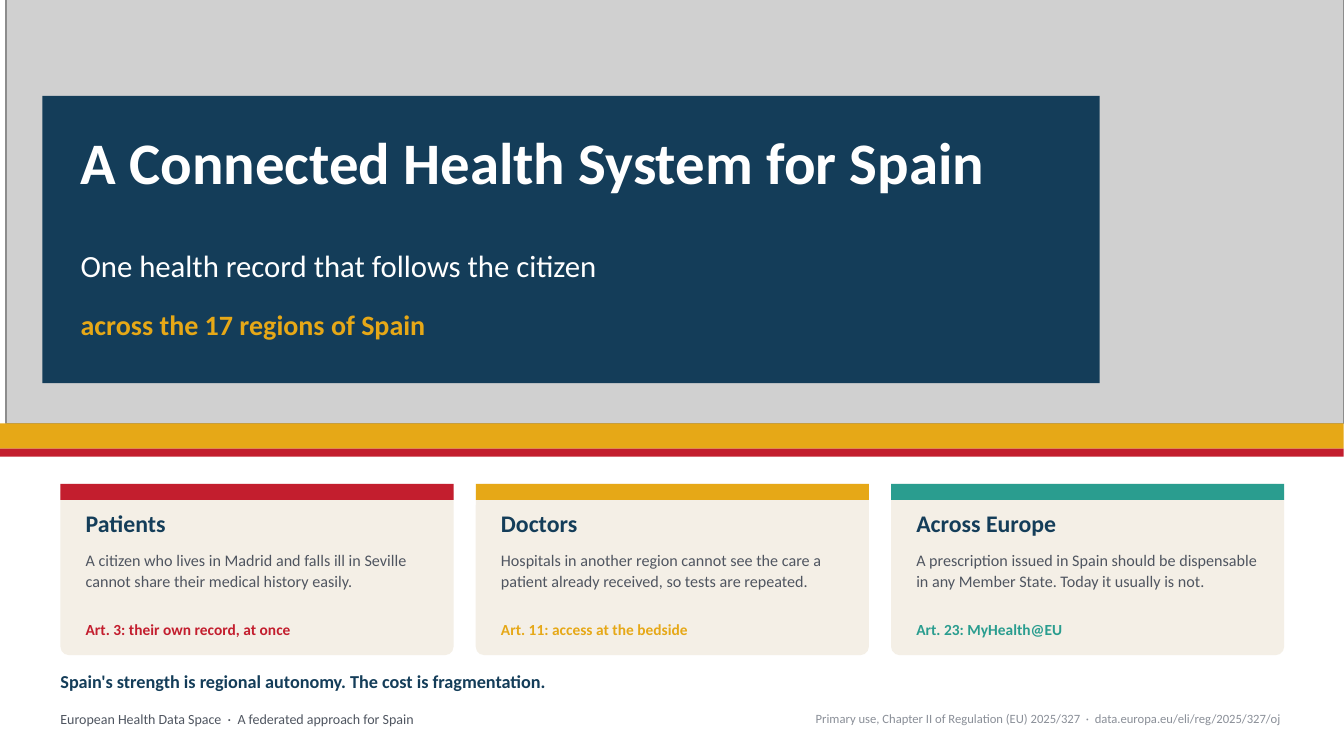
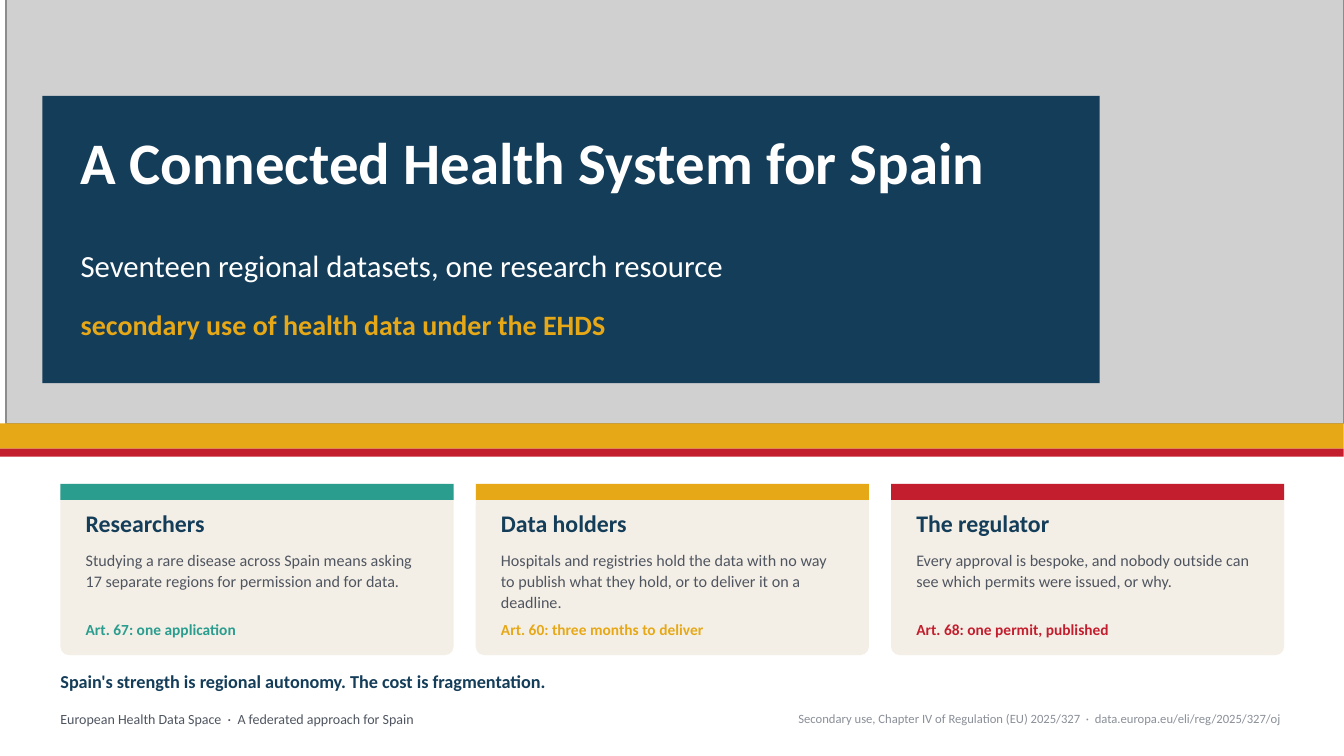
Before and after one commit to ma3u/MinimumViableHealthDataspacev2, a slide deck: slide 1 of docs/demos/spain-ehds-5-slides.pptx. Drawn at 1344x756 pixels with LibreOffice and Linux fonts; fonts in the diff are those of the drawing; grey boxes stand for pictures. Boxes give left, top, right and bottom in pixels: in the first picture for what was removed or moved away, otherwise in the second. Text is boxed around its words. In the diff, an @@ line names an element or a change of style, - is before the commit and + after.

Commit message:
docs(deck): the five-slide deck is about secondary use, at the larger size
Reverts the subject of the previous commit and keeps its sizing work. The deck
argues secondary use again: seventeen regional datasets becoming one research
resource, one application, one permit, and no rows leaving the environment.

The size fix stays and now applies to the secondary-use material. The
operating-model diagram is drawn a second time at 2.3:1 as
ehds-operating-model-wide.svg, which fills the full 12.13in of a slide rather
than the 6.68in the 1.3:1 original could manage. The bilingual journey
infographic goes from 7.4in to 9.73in, and gets a slide to itself, because it is
the one picture that carries the whole argument. The secure-research-room
illustration runs at 7.2 by 5.4.

The 1.3:1 diagram stays as it is. It is the right shape for the issue and for a
document, where height costs nothing. The two renderings carry the same content
and have to be kept in step, which is why the wide one is a sibling file rather
than a flag: the copy is hand-wrapped to the column width.

The primary-use diagram from the previous commit is kept and documented rather
than deleted. It is not used by this deck, but the long deck covers primary use
too.

```diff
--- a/docs/demos/spain-ehds-5-slides.pptx
+++ b/docs/demos/spain-ehds-5-slides.pptx
@@ text at (81,255,723,283): text changed @@
-One health record that follows the citizen
+Seventeen regional datasets, one research resource
@@ text at (81,315,605,340): text changed @@
-across the 17 regions of Spain
+secondary use of health data under the EHDS
@@ rectangle at (60,484,454,500): fill #C31E2E to #2A9D8F @@
@@ rectangle at (891,484,1285,500): fill #2A9D8F to #C31E2E @@
@@ text at (86,515,205,532): text changed @@
-Patients
+Researchers
@@ text at (501,515,627,532): text changed @@
-Doctors
+Data holders
@@ text at (916,515,1049,536): text changed @@
-Across Europe
+The regulator
@@ text at (86,555,412,590): text changed @@
-A citizen who lives in Madrid and falls ill in Seville cannot share their medical history easily.
+Studying a rare disease across Spain means asking 17 separate regions for permission and for data.
@@ text at (501,555,827,608): text changed @@
-Hospitals in another region cannot see the care a patient already received, so tests are repeated.
+Hospitals and registries hold the data with no way to publish what they hold, or to deliver it on a deadline.
@@ text at (916,555,1249,590): text changed @@
-A prescription issued in Spain should be dispensable in any Member State. Today it usually is not.
+Every approval is bespoke, and nobody outside can see which permits were issued, or why.
@@ text at (86,624,236,638): text changed; text colour #C31E2E to #2A9D8F @@
-Art. 3: their own record, at once
+Art. 67: one application
@@ text at (501,624,703,635): text changed @@
-Art. 11: access at the bedside
+Art. 60: three months to deliver
@@ text at (916,624,1109,638): text changed; text colour #2A9D8F to #C31E2E @@
-Art. 23: MyHealth@EU
+Art. 68: one permit, published
@@ text at (798,714,1280,725): text changed @@
-Primary use, Chapter II of Regulation (EU) 2025/327 · data.europa.eu/eli/reg/2025/327/oj
+Secondary use, Chapter IV of Regulation (EU) 2025/327 · data.europa.eu/eli/reg/2025/327/oj
```
Also in this commit, not shown: 4 other slides changed, 6 other files.
